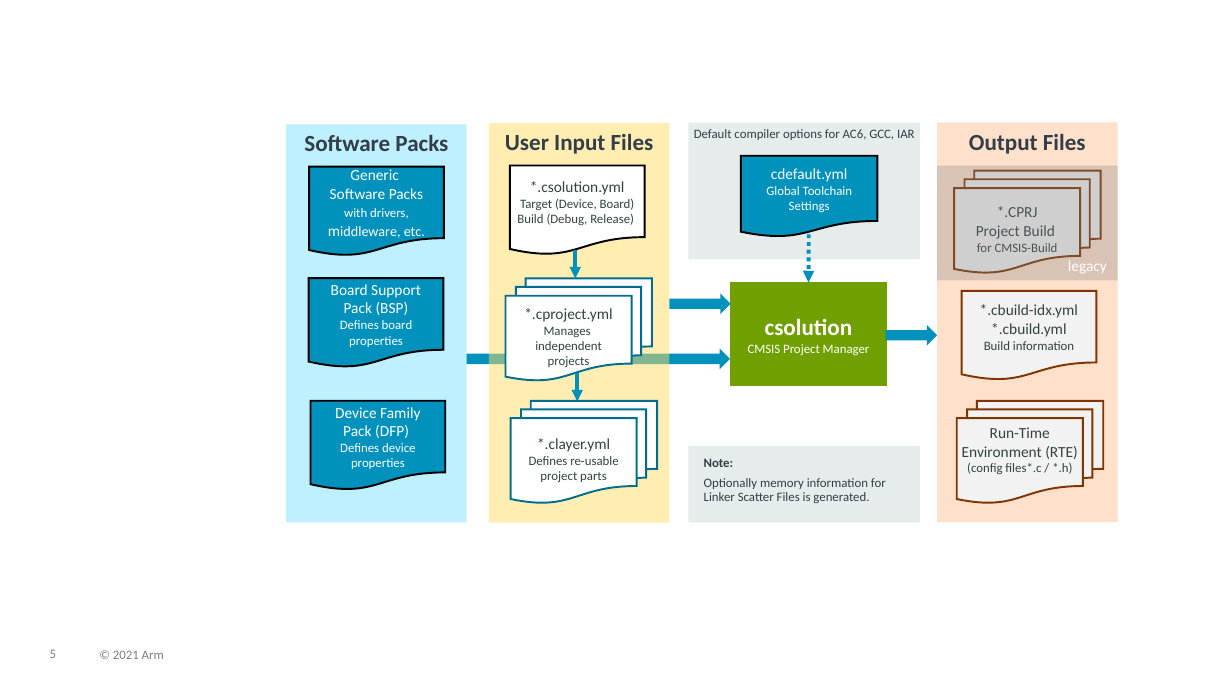
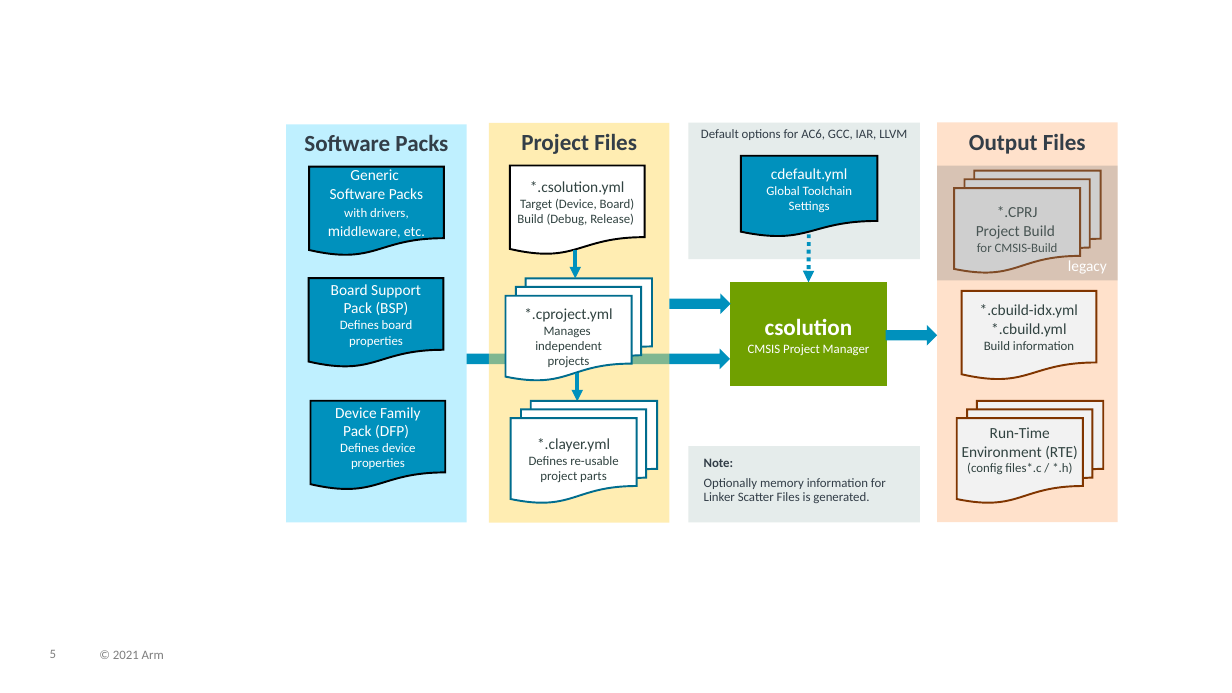
Before and after one commit to Open-CMSIS-Pack/cmsis-toolbox, a slide deck: slide 5 of docs/images/overview.pptx. Drawn at 1232x693 pixels with LibreOffice and Linux fonts; fonts in the diff are those of the drawing. Boxes give left, top, right and bottom in pixels: in the first picture for what was removed or moved away, otherwise in the second. Text is boxed around its words. In the diff, an @@ line names an element or a change of style, - is before the commit and + after.

```diff
--- a/docs/images/overview.pptx
+++ b/docs/images/overview.pptx
@@ text in rectangle at (521,133,637,154): text changed @@
-User Input Files
+Project Files
@@ text in rectangle at (701,129,907,140): text changed @@
-Default compiler options for AC6, GCC, IAR
+Default options for AC6, GCC, IAR, LLVM
```
Also in this commit, not shown: 1 other slide changed, 13 slides added, 10 other files.
